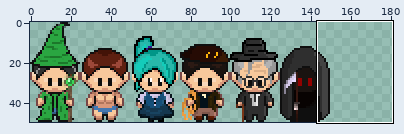
Sprite sheet, stored at public/img/npcs6.png. The picture above shows the old version from afar; the outline marks the close-up.
Close-up. Old version:
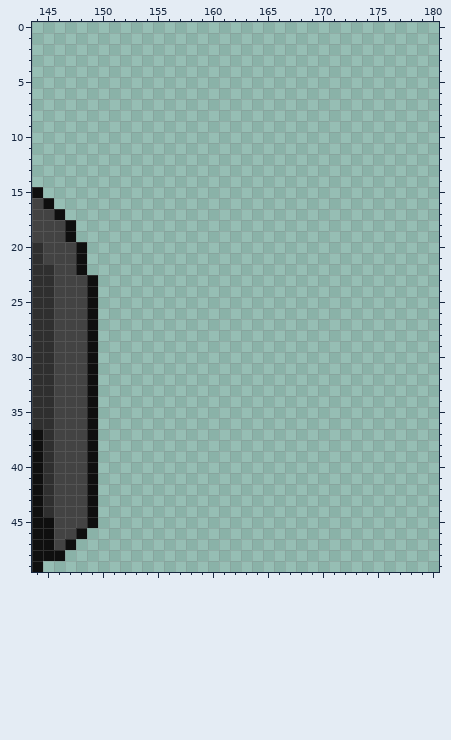
The file is 192x50 pixels. Pixels under 10% opacity are left out. Colours within 5 levels of each other are drawn and written as one. Shown: x 144..180, y 0..49. The wide view leaves out empty margins.
After the commit:
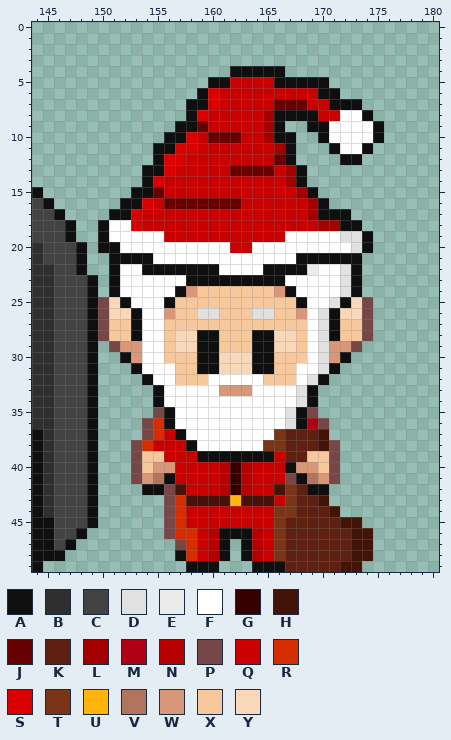
Palette (. is transparent): A #0f0f0f  B #2f2f2f  C #434343  D #e1e1e1  E #ebebeb  F #ffffff  G #370000  H #431307  J #670000  K #5d2011  L #a40000  M #b00013  N #b60000  P #774747  Q #c80000  R #d52d00  S #db0000  T #793515  U #ffb30b  V #b0755c  W #d9977a  X #f7c89b  Y #f9d8ba
Difference:
y 4: x 162..166 ..... -> AAAAA
y 5: x 160..170 ........... -> AAQQQQAAAAA
y 6: x 159..171 ............. -> ASQQQQQQQQQAA
y 7: x 158..173 ................ -> AASQQQQQJJJQQAAA
y 8: x 158..174 ................. -> ASQQQQQLAAAAQQFFA
y 9: x 157..166 .......... -> AAJQQQQQLA; x 169..175 ....... -> AAFFFFA
y 10: x 156..167 ............ -> AASQJJJQQLAA; x 170..175 ...... -> AFFFFA
y 11: x 155..167 ............. -> AASSQQQQQQQLA; x 171..174 .... -> AFFA
y 12: x 155..167 ............. -> ASSQQQQQQQQJA; x 172..173 .. -> AA
y 13: x 154..168 ............... -> AASQQQQQJJJJQLA
y 14: x 154..168 ............... -> ASQQQQQQQQQQQLA
y 15: x 153..169 ................. -> AAJQQQQQQQQQQQQLA
y 16: x 152..170 ................... -> AASQJJJJJJJQQQQQQLA
y 17: x 151..172 ...................... -> AASQQQQQQQQQQQQQQQLAAA
y 18: x 150..173 ........................ -> AFFSQQQQQQQQQQQQQQQQLLAA
y 19: x 150..174 ......................... -> AFFFFFQQQQQQQQQQQFFFFFDDA
y 20: x 150..174 ......................... -> AAFFFFFFFFFFQQFFFFFFFFFDA
y 21: x 151..173 ....................... -> AAAAFFFFFFFFFFFFFAAAAAA
y 22: x 151..173 ....................... -> AFFAAAAAAAFFFFAAAAEFFDA
y 23: x 151..173 ....................... -> AFFFFFFAAAAAAAAAFFFFFDA
y 24: x 151..173 ....................... -> AFFFFFAWXXXXXXXWAFFFFDA
y 25: x 150..174 ......................... -> PYAFFFAXXXXXXXXXXXAFFDAYP
y 26: x 150..174 ......................... -> PYYAFFWXXDDXXXDDXXWFDAYYP
y 27: x 150..174 ......................... -> PXXAFFXXXXXXXXXXXXXFDAXXP
y 28: x 150..174 ......................... -> PXXAFFXYYAAXXXAAYYXFDAXXP
y 29: x 151..173 ....................... -> PWWFFXYYAAXXXAAYYXFDWWP
y 30: x 152..172 ..................... -> AWFFXXXAAYYYAAXXXFDWA
y 31: x 153..171 ................... -> AFFFXXAAYYYAAXXFFDA
y 32: x 154..170 ................. -> AFFXXXFFFFFXXXFDA
y 33: x 155..169 ............... -> AFFFFFWWWFFFFDA
y 34: x 155..169 ............... -> AFFFFFFFFFFFFDA
y 35: x 155..169 ............... -> PAFFFFFFFFFFDAP
y 36: x 154..170 ................. -> PRAFFFFFFFFFFDAMP
y 37: x 154..170 ................. -> PRQAFFFFFFFFTKKKH
y 38: x 153..171 ................... -> PRQQQAFFFFFFTTKKKHP
y 39: x 153..171 ................... -> PXXQQQAAAAAAAQKKXXP
y 40: x 153..171 ................... -> PXWWQQQQNGNQQQAWWXP
y 41: x 153..171 ................... -> PWVAQQQQNGNQQQPAVWP
y 42: x 154..170 ................. -> AAPHQQQNGNQQHTKAA
y 43: x 156..170 ............... -> PRHHHHUHHHQTKKH
y 44: x 156..171 ................ -> PRQQQQQQQQTTKKKH
y 45: x 156..173 .................. -> PRQQQQQQQQTKKKKKHH
y 46: x 156..174 ................... -> PRRQNAAANQTKKKKKKHH
y 47: x 157..161 ..... -> PRQNA; x 163..174 ............ -> ANQTKKKKKKHH
y 48: x 157..161 ..... -> ARQNA; x 163..174 ............ -> ANQTKKKKKKHH
y 49: x 158..160 ... -> AAA; x 164..173 .......... -> AAAKKKKKHH
Boxes around the changes in both close-ups, in picture pixels (x1, y1, x2, y2):
added: (98, 66, 384, 572)
